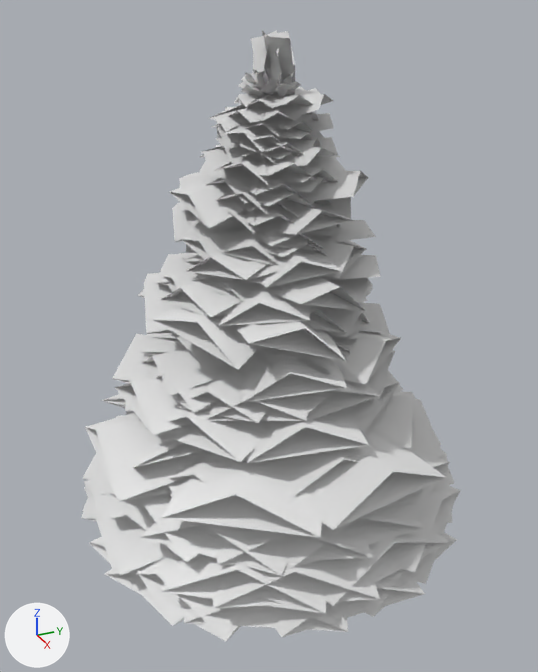
A saved change to the Blender file Expedition/Assets/Blender Files/Shane's Trees/Blender Trees/pinetree.blend.
Before and after are seen from a camera (50 mm lens) standing at (517.0, -233.0, 448.0) and looking at (5.0, -2.0, 191.0). Every picture has the same lights, and +X, +Y and +Z are marked at lower left.

In view in the first picture: 'pine'.
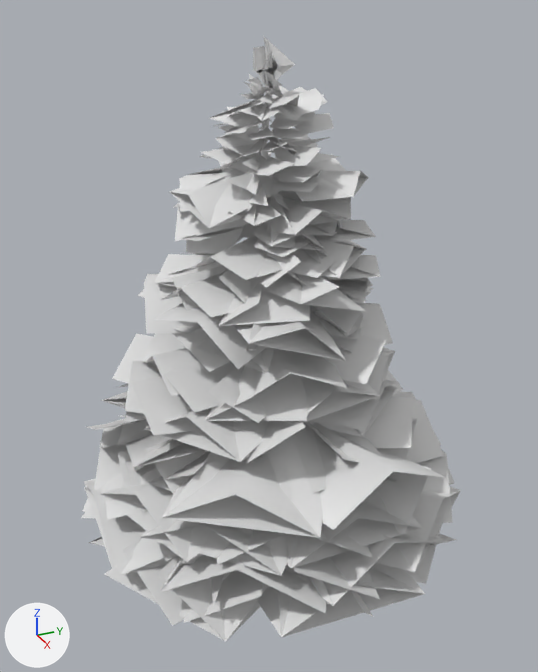
Boxes (x1, y1, x2, y2) around the edits, measured in the pictures (538 x 672 px):
'pine', reshaped: before (81, 31, 461, 641); after (81, 36, 461, 641)
part 1 of me_pine_4m_004, deleted: before (81, 31, 461, 641)
part 2 of me_pine_4m_004, cut back: before (102, 31, 369, 420)

Edits to the bpy script that builds the scene:
```text
Change me_pine_4m_004:
    used by ob_pine; location = (0.0, 0.0, 0.0); rotation_euler = (1.571, 0.0, -1.744), in degrees (90, 0, -100)
    remove me_pine_4m_004.from_pydata(...)  # 7482 vertices, 5532 faces; spans x -170.0..170.0, y -17.0..425.0, z -170.0..167.0
    add me_pine_4m_004.from_pydata(...)  # 1498 vertices, 619 faces; spans x -170.0..170.0, y -4.0..421.0, z -170.0..167.0
    me_pine_4m_004 part 1: 699 loose pieces with 4669 vertices, spanning x -170.0..170.0, y -17.0..425.0, z -170.0..167.0, are deleted
    me_pine_4m_004 part 2: 3 vertices moved within x 0.0..1.0, y 139.0..381.0, z 0.0..1.0; 1313 vertices removed from x -166.0..165.0, y 16.0..425.0, z -169.0..165.0
```
